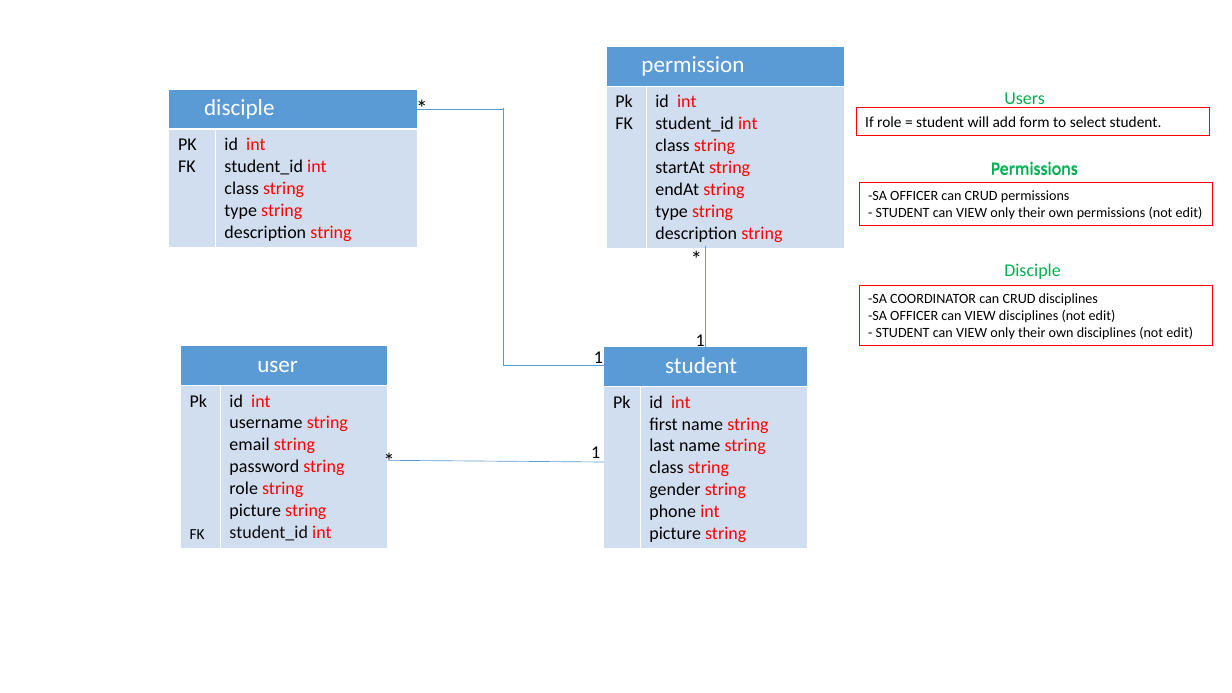
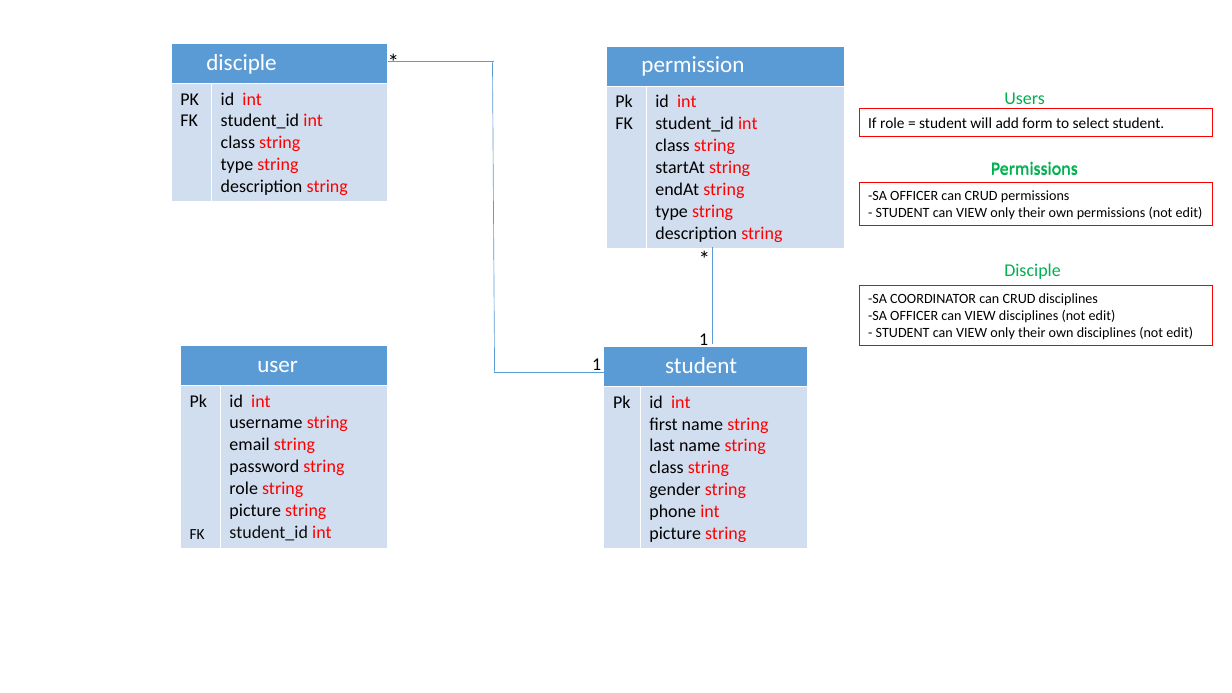
Before and after one commit to pnc-virtual-company/2021-G2-VC2-PART2, a slide deck: slide 2 of document/ER-DIAGRAM.pptx. Drawn at 1232x693 pixels with LibreOffice and Linux fonts; fonts in the diff are those of the drawing. Boxes give left, top, right and bottom in pixels: in the first picture for what was removed or moved away, otherwise in the second. Text is boxed around its words. In the diff, an @@ line names an element or a change of style, - is before the commit and + after.

Commit message:
update ERD

```diff
--- a/document/ER-DIAGRAM.pptx
+++ b/document/ER-DIAGRAM.pptx
@@ table: place and size @@
-table at [169,89,418,246]
+table at [171,43,388,201]
@@ text "*": place and size @@
-text "*" at [407,89,458,127]
+text "*" at [379,43,431,80]
@@ line moved from (416, 109) - (504, 109) to (388, 62) - (494, 62) @@
@@ line moved from (504, 108) - (504, 366) to (493, 63) - (494, 372) @@
@@ text "*": place and size @@
-text "*" at [682,240,734,278]
+text "*" at [689,240,741,278]
@@ line moved from (706, 246) - (706, 347) to (713, 248) - (713, 345) @@
@@ text "1": place and size @@
-text "1" at [594,351,603,366]
+text "1" at [592,358,601,373]
@@ line moved from (504, 366) - (606, 366) to (494, 372) - (606, 372) @@
@@ text removed at [374,442,426,480] @@
-*
@@ text removed at [591,446,600,463] @@
-1
@@ line removed from (388, 460) to (604, 462) @@
```
